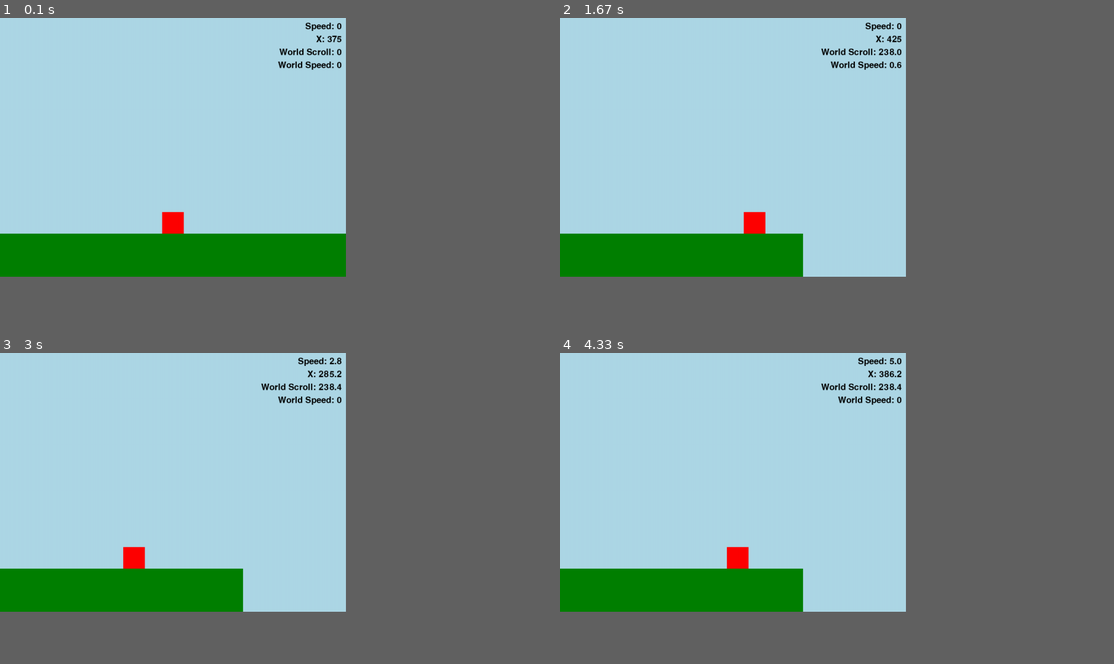
Above: before the commit, frames 1-4 (two rows, left to right).
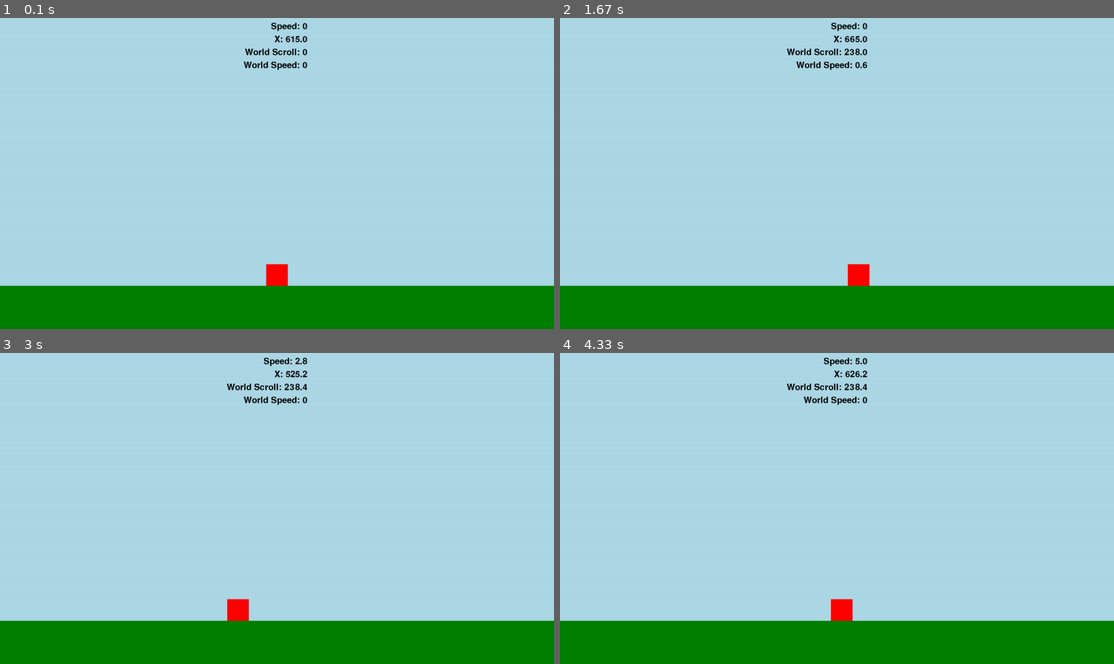
Above: after the commit, the same moments.

Repository: BrennyMIE/pygame7d
Game: pygame game, started from main.py
Two runs of this game, one before a commit and one after it. Both use one fixed random seed, a clock stepped at 60 frames per second and the inputs below.
Inputs:
- Up to frame 1 (0.1 s): no input
- Up to frame 2 (1.67 s): hold D 0.33-0.8 s; hold D 0.83-1.3 s; hold A from 1.33 s (still down)
- Up to frame 3 (3 s): release A at 1.87 s; hold A 1.9-2.3 s; hold D 2.33-2.97 s
- Up to frame 4 (4.33 s): hold A 3-3.47 s; hold D 3.5-3.97 s; hold D from 4 s (still down)
In our replay, the window is 562x421 before the commit and 900x506 after it. These sizes can differ from the game's own. Grey fills any space a smaller window leaves; there, only what the larger window draws over its background counts as a difference.

The runs differ from the first frame. In frame 1, 24% of the frame differs, in the area x 0-100%, y 1-100%; in frame 2, 22%; in frame 3, 22%; in frame 4, 22%.

Commit message:
Add files via upload

Diff:
--- a/main.py
+++ b/main.py
@@ -1,112 +1,184 @@
 import pygame # This imports the pygame library into the script, so that it's functions are available to be used.
 # In Python, when you want to use a function from a library you've imported, you connect them with a dot (.). This is often called dot notation.
 
-pygame.init() # This tells python: "Inside the pygame library, find the function called init, and run it the parentheses is how you tell the program to run the specified function."
+pygame.init() # This tells python: "Inside the pygame library, find the function called init, and run it; the parentheses are how you tell the program to run the specified function."
 
-screen = pygame.display.set_mode((800, 600)) # this creates a variable 'screen' and assigns the value of the created surface using pygame.display.set_mode()
-
-# For a game to run properly, it needs a game loop, this is the single most important concept in a game. It's a loop that will run continuously as long as our game is supposed to be open.
-# In python, the most common way to do this is with a 'while' loop.
+screen_width = 1280 # Create the variable screen_width. Default = 1280
+screen_height = 720 # Create the variable screen_height. Default = 720
+screen = pygame.display.set_mode((screen_width, screen_height)) # this creates a variable 'screen' and assigns the value of the created surface using pygame.display.set_mode()
 
 running = True # create the variable 'running' and set it's value to 'True'
-clock = pygame.time.Clock()
-debug_font = pygame.font.Font(None, 30)
-player_x = 375 # Middle of the screen, when accounting for the width of the player.
-player_y = 450 # player should be standing on the ground, if he is 50 pixels high.
-player_width = 50 # Player width set to 50 pixels wide
-player_height = 50 # Player height set to 50 pixels high
-player_acceleration = 0.2 # set the player acceleration to 0.2 speed per cycle
-player_current_speed = 0
-player_max_speed = 5 # Player max speed set to 5 pixel per cycle
-player_min_x = 0
-player_max_x = 425
-world_scroll = 0
-world_speed = 0
+clock = pygame.time.Clock() # Create the variable 'clock', and assigns the value returned from the function pygame.time.Clock()?
+debug_font = pygame.font.Font(None, 30) # create the variable debug_font, and set it's font to None(default font), with size 30
+player_width = 50 # create the variable for the player_width. Default = 50
+player_height = 50 # create the variable for the player_height. Default = 50
+floor_height = 100 # create the variable floor_height, which specifies the height of the floor. Default = 100
+player_x = screen_width / 2 - player_width / 2 # create the variable player_x, which initialises the player's x position. Default value = screen_width/2 - player_width/2 - which is the middle of the screen.
+player_y = screen_height - floor_height - player_height # create the variable player_y, which initialises the player's y position. Default value = sscreen_height - floor_height - player_height - which is standing on the ground
+player_acceleration = 0.2 # define the player's acceleration speed. Default = 0.2
+player_current_speed = 0 # Initialise the player's current speed. Default = 0
+player_max_speed = 5 # Define the player's maximum speed, in pixels per cycle.
+player_min_x = 0 # Define the minimum allowed x coordinate of the player
+player_max_x = screen_width / 2 - player_width / 2 + player_width # define the maximum allowed x value for the player, when accounting for the size of the window.
+world_scroll = 0 # initialise the world_scroll variable, which defines how far the world has currently scrolled.
+world_speed = 0 # initialise the speed that the world is currently scrolling. Default = 0
+ground_rects = [pygame.Rect(0, screen_height - floor_height, screen_width, floor_height)] # Create the list ground_rects, which will contain a list of rectangles used for drawing the ground. Initialise it with a single rectangle that is the height of the floor, and the width of the screen.
 
-# --- main game loop ---
+# --- Begin Game Loop ---
+
 while running: # everything below this will happen as long as 'running' is 'True'
-    #pass is a placeholder that means 'do nothing'
+    # if the player's x coordinate is less than the maximum allowed x coordinate, then set the current world scrolling speed to zero.
     if player_x < player_max_x:
         world_speed = 0
+
+    # if the current world scrolling speed is less than the speed of acceleration per cycle (which is also the minimum possible speed the player can be moving), then set it to zero, to avoid any weirdness that might cause the world to scroll very slowly unintentionally
     if world_speed < player_acceleration:
         world_speed = 0
-    if player_x >= player_max_x and world_speed == 0:
+
+    # if the player's x coordinate is greater than or equal to the maximum allowed x coordinate and the world is not currently scrolling, and the player is moving, then transfer the player speed into world scrolling speed (which will provide the illusion that the player is moving 'forward' in the game world)
+    if player_x >= player_max_x and world_speed == 0 and player_current_speed > 0:
         world_speed = player_current_speed
+
+    # If the player's x position is greater than or equal to the maximum allowed x coordinate, then move the player to his maximum allowed x coordinate (because he's not allowed to go past it!) and set his speed to zero (in a needlessly complex way, it seems?)
     if player_x >= player_max_x:
         player_x = player_max_x
         player_current_speed -= player_current_speed
+
+    # If the players x positions is less than or equal to the minimum allowed x position (he's not allowed here!) then move him to his minimum allowed x position, and set his speed to zero (again, needlessly complex way?)
     if player_x <= player_min_x:
         player_x = player_min_x
         player_current_speed += -1*player_current_speed
+
+    # If the players current speed is less than the minimum allowed speed in either direction (one cycle of acceleration), then set his speed to zero (to prevent any weird things happening where he accidentally ends up moving by a fraction of this amount)
     if player_current_speed < 0.2 and player_current_speed > -0.2:
         player_current_speed = 0
-        # --- Event Loop ---
-    for event in pygame.event.get(): # each item in the list 'pygame.event.get()' is an event
-        if event.type == pygame.KEYDOWN: #if any key has just been pressed
+
+    # --- Begin Event Loop ---
+    for event in pygame.event.get(): # each item in the list 'pygame.event.get()' is assigned to the 'event'
+        # if any key has just been pressed, do nothing.
+        if event.type == pygame.KEYDOWN:
             pass
-        if event.type == pygame.KEYUP: # if any key has just been released
+
+        # if any key has just been released, do nothing.
+        if event.type == pygame.KEYUP:
             pass
-        if event.type == pygame.QUIT: # if the user clicks the 'X' button to close the window
-            running = False # Set the variable 'running' to False
-    # --- end of event loop ---
-    # --- update ---
-    keys = pygame.key.get_pressed() # create the variable 'keys' and assign a list of all keys pressed or not
 
-    if keys[pygame.K_d]: # check if the D key is pressed
+        # if the user clicks the 'X' button to close the window, then change the variable 'running' to 'False'
+        if event.type == pygame.QUIT:
+            running = False
+
+# --- End Event Loop ---
+
+# --- Begin Update Loop ---
+    # define 'last_ground_rect' during the beginning of the update loop, so that's it's value is always set to the latest piece of ground
+    last_ground_rect = ground_rects[-1]
+
+    # if the right side of the latest piece of ground, minus the world_scroll value, is less than or equal to the width of the screen, then create a new piece of ground, 'new_ground', identical to the previous piece, then append it to the list ground_rects
+    if last_ground_rect.right - world_scroll <= screen_width:
+        new_ground = pygame.Rect(last_ground_rect.right,screen_height-floor_height,screen_width, floor_height)
+        ground_rects.append(new_ground)
+
+    # if the length of ground_rects is greater than zero (which should always be true), then set the variable 'oldest_ground' to the first item in the list 'ground_rects'
+    if len(ground_rects) > 0:
+        oldest_ground = ground_rects[0]
+
+    # if the rightmost coordinate of the oldest piece of ground is less than zero (offscreen), then remove that piece of ground from the list 'ground_rects'
+    if oldest_ground.right < 0:
+        ground_rects.pop(0)
+
+    # create the variable 'keys' and assign a list of all keys press or not
+    keys = pygame.key.get_pressed()
+
+    if keys[pygame.K_d]: # check if the D key is pressed, then:
+        # if the player's current speed is less than his maximum allowed speed, and he has room to move to the right, and the world is not scrolling, then increase his speed by his acceleration amount.
         if player_current_speed < player_max_speed and player_x+1 <= player_max_x and world_speed == 0:
             player_current_speed += player_acceleration
 
+        # if the player's current x position is greater than or equal to his maximum allowed x coordinate (which should start the world scrolling), and the world is not yet scrolling at the maximum speed of the player, then add his acceleration to the current world scrolling speed
+        # this ensures that the player's momentum transfers to and from the world scrolling smoothly.
         if player_x >= player_max_x and world_speed < player_max_speed:
             world_speed += player_acceleration
 
-    if keys[pygame.K_a]: # check if the A key is pressed;
+    if keys[pygame.K_a]: # check if the A key is pressed (player wannts to move left), then:
+        # if the world is currently scrolling, subtract the player's acceleration from the world speed (the world scrolling has to slow to zero before the player should actually start moving left, due to his momentum)
         if world_speed > 0:
             world_speed -= player_acceleration
 
+        # if the world speed is less than the player's acceleration (if this is true, then it should be zero, and never negative), set it to zero just to be safe.
         if world_speed < player_acceleration:
             world_speed = 0
 
+        # if the player's current speed LEFT is less than his maximum allowed speed LEFT (notice the *-1), and there is still room for him to move left, AND the world is not scrolling, then add the player's acceleration to his movement LEFT (by subtacting the player's acceleration from his x speed, so that it goes negative, and he moves left)
         if player_current_speed > player_max_speed*-1 and player_x-1 >= player_min_x and world_speed == 0:
             player_current_speed -= player_acceleration
 
+    # if both A and D are pressed or NEITHER are pressed AND the player is moving to the right, then subtract his acceleration value from his current speed, so he slows down.
     if ((keys[pygame.K_a] and keys[pygame.K_d]) or not (keys[pygame.K_a] or keys[pygame.K_d])) and player_current_speed > 0:
         player_current_speed -= player_acceleration
 
+    # if both A and D are pressed or NEITHER are pressed AND the player is moving to the left, then add his acceleration value from his current speed, so he slows down.
     if ((keys[pygame.K_a] and keys[pygame.K_d]) or not (keys[pygame.K_a] or keys[pygame.K_d])) and player_current_speed < 0:
         player_current_speed += player_acceleration
 
+    # if both A and D are pressed or NEITHER are pressed AND the world is currently scrolling, then subtract his acceleration value from the current world scrolling speed, so it slows down.
     if ((keys[pygame.K_a] and keys[pygame.K_d]) or not (keys[pygame.K_a] or keys[pygame.K_d])) and world_speed > 0:
         world_speed -= player_acceleration
 
-    if player_current_speed >= player_acceleration or player_current_speed <= -1*player_acceleration:# and player_x >= player_min_x and player_x <= player_max_x:
+    # if the player's current speed is greater than or equal to the player's acceleration value or -1* the acceleration value (the player is moving), then shift the player's x position by the current speed of the player
+    if player_current_speed >= player_acceleration or player_current_speed <= -1*player_acceleration:
         player_x += player_current_speed
 
+    # if the world scrolling speed is above 0 and the player is at his maximum x position, then scroll the world by the current world scrolling speed.
     if world_speed > 0 and player_x >= player_max_x:
         world_scroll += world_speed
-    # --- draw ---
+
+# --- End Update Loop ---
+
+# --- Begin Draw Loop ---
+
     screen.fill((173, 216, 230)) # fill the screen with a light blue colour (for the sky)
-    pygame.draw.rect(screen, (0, 128, 0), (0-world_scroll, 500, 800, 100)) # Draw a rectangle at the bottom of the screen, 100 pixels high, 800 pixels wide, with colour green.
-    pygame.draw.rect(screen, (255, 0, 0), (player_x, player_y, player_width, player_height)) # draw a rectangle which is the player    # this wont actually render yet, we need to tell pygame that we're done drawing, and to now show the user.
-    text_surface = debug_font.render(f"Speed: {round(player_current_speed, 2)}", True, (0, 0, 0))
-    text_surface2 = debug_font.render(f"X: {round(player_x, 1)}", True, (0, 0, 0))
-    text_world_scroll = debug_font.render(f"World Scroll: {round(world_scroll, 1)}", True, (0, 0, 0))
-    text_world_speed = debug_font.render(f"World Speed: {round(world_speed, 1)}", True, (0, 0, 0))
+
+    # --- Begin Draw All Ground Pieces ---
+    for ground in ground_rects:
+        pygame.draw.rect(screen, (0,128,0), (ground.x - world_scroll, ground.y, ground.width, ground.height))
+    # --- End Draw All Ground Pieces ---
+
+    pygame.draw.rect(screen, (255, 0, 0), (player_x, player_y, player_width, player_height)) # draw a rectangle which is the player
+
+    # Debug Text Variable Declaraction
+    text_surface = debug_font.render(f"Speed: {round(player_current_speed, 1)}", True, (0, 0, 0)) #render the font 'debug font' with the specified value, which is for the player's current speed, rounded to 1 decimal place, colour black.
+    text_surface2 = debug_font.render(f"X: {round(player_x, 1)}", True, (0, 0, 0)) #render the font 'debug font' with the specified value, which is for the player's current x coordinate, rounded to 1 decimal place, colour black.
+    text_world_scroll = debug_font.render(f"World Scroll: {round(world_scroll, 1)}", True, (0, 0, 0)) #render the font 'debug font' with the specified value, which is for the world_scroll value, rounded to 1 decimal place, colour black.
+    text_world_speed = debug_font.render(f"World Speed: {round(world_speed, 1)}", True, (0, 0, 0)) #render the font 'debug font' with the specified value, which is for the worlds's current scrolling speed, rounded to 1 decimal place, colour black.
+
+    # Get the rectangles/bounding box of the debug text elements
     text_rect = text_surface.get_rect()
     text_rect2 = text_surface2.get_rect()
     text_world_scroll_rect = text_world_scroll.get_rect()
     text_world_speed_rect = text_world_speed.get_rect()
-    text_rect.topright = (800-10, 10) # 10px from the top, 10px from the right
-    text_rect2.topright = (800-10, 40)
-    text_world_scroll_rect.topright = (800-10, 70)
-    text_world_speed_rect.topright = (800-10, 100)
+
+    # Dynamically position the debug text so that it's correctly located at the top right
+    text_rect.topright = (screen_height - 10, 10) # 10px from the top, 10px from the right
+    text_rect2.topright = (screen_height - 10, 40) # 30px below text_rect
+    text_world_scroll_rect.topright = (screen_height - 10, 70) # 30px below text_rect2
+    text_world_speed_rect.topright = (screen_height - 10, 100) # 30px below text_world_scroll_rect
+
+    # 'blit' the text onto the 'screen'
     screen.blit(text_surface, text_rect)
     screen.blit(text_surface2, text_rect2)
     screen.blit(text_world_scroll, text_world_scroll_rect)
     screen.blit(text_world_speed, text_world_speed_rect)
+
+    # this wont actually render yet, we need to tell pygame that we're done drawing, and to now show the user.
+
     pygame.display.flip() # Flip the canvas so that the user can now see what we've drawn.
-    # --- end of draw ---
-    clock.tick(60)
-# --- end of game loop ---
 
-# This code runs *after* the main game loop has finished
+# --- End Draw Loop ---
+
+    clock.tick(60) # Set the maximum framerate of the game Default = 60
+
+# --- End Game Loop ---
+
+# This code runs *after* the main game loop has finished:
+
 pygame.quit() # This is the opposite of pygame.init(), this tells python to exit the app and shut down it's engines properly. It's important for a clean exit.
